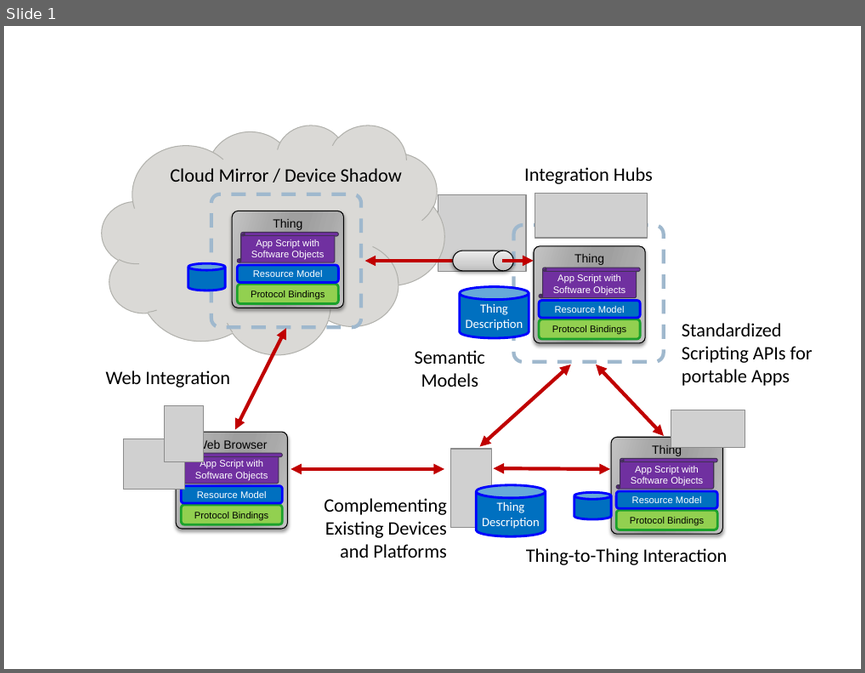
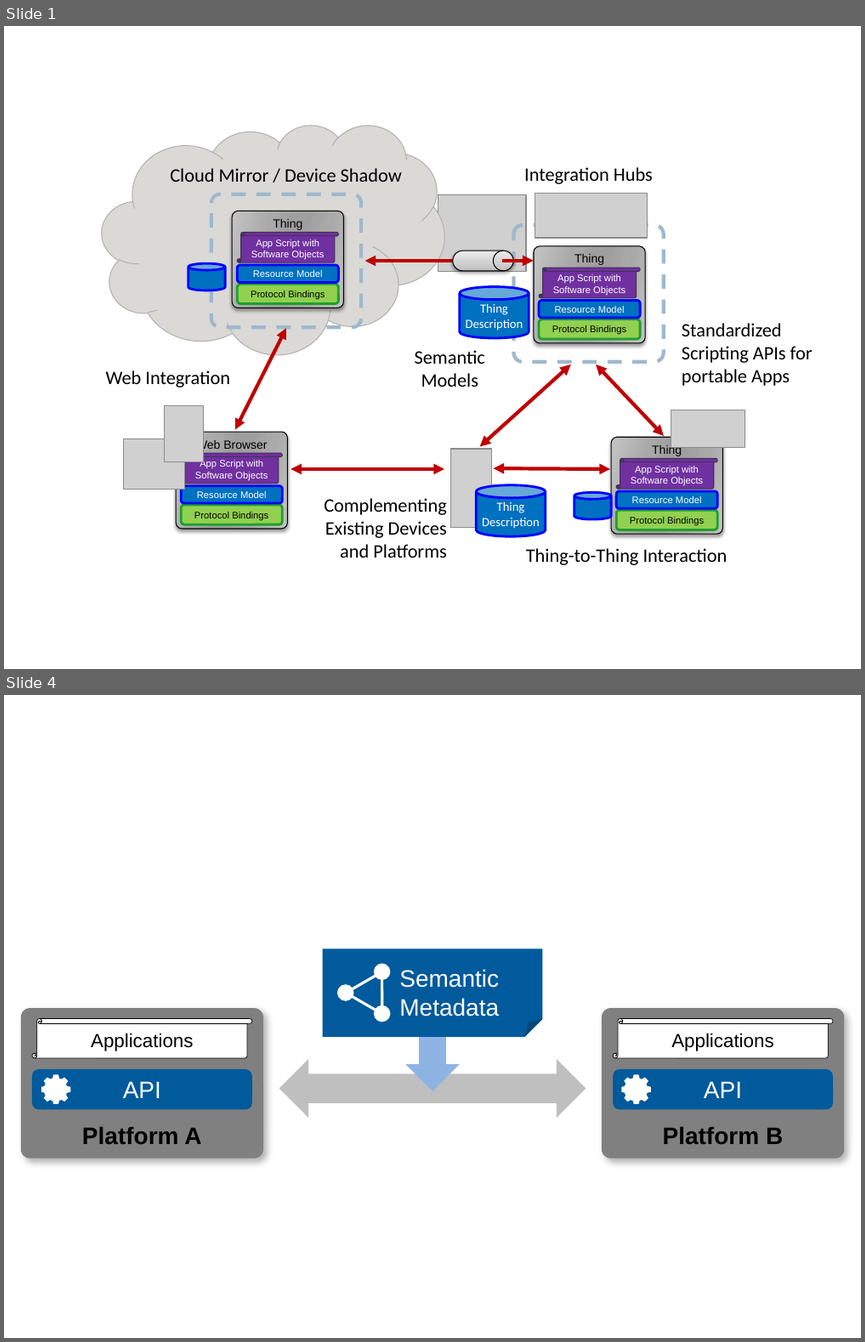
Before and after one commit to w3c/wot, a slide deck: charters/wot-wg-2016-figure.pptx. Shown one above the other, each under a label of ours: slide 1 before the commit, slides 1 and 4 after it; the slides between them are not shown. The pictures are 865x673 and 865x1342 pixels, drawn with LibreOffice and Linux fonts; fonts in the diff are those of the drawing; grey boxes stand for pictures. Boxes give left, top, right and bottom in pixels: in the first picture for what was removed or moved away, otherwise in the second. Text is boxed around its words. In the diff, an @@ line names an element or a change of style, - is before the commit and + after.

```diff
--- a/charters/wot-wg-2016-figure.pptx
+++ b/charters/wot-wg-2016-figure.pptx
@@ slide 4 added at (4,695,861,1338), background #FFFFFF @@
@@ folded corner added at (323,948,543,1037), fill #005A9C, 20 pt, text #FFFFFF @@
+Semantic
+Metadata
@@ down arrow added at (406,998,460,1091), fill #8EB4E3 @@
@@ rounded rectangle added at (21,1008,263,1157), fill #808080, 20 pt, text #000000, bold @@
+Platform A
@@ vertical scroll added at (32,1019,252,1058), fill #FFFFFF, outline #000000 0.5 pt, 16 pt, text #000000 @@
+Applications
@@ group added at (335,960,400,1025): 3 ellipses, 1 triangle @@
@@ rounded rectangle added at (602,1008,844,1157), fill #808080, 20 pt, text #000000, bold @@
+Platform B
@@ vertical scroll added at (613,1019,833,1058), fill #FFFFFF, outline #000000 0.5 pt, 16 pt, text #000000 @@
+Applications
@@ rounded rectangle added at (32,1069,252,1110), fill #005A9C, 20 pt, text #FFFFFF @@
+API
@@ freeform shape added at (41,1075,71,1104), fill #FFFFFF @@
@@ left right arrow added at (279,1059,585,1117), fill #BFBFBF @@
@@ rounded rectangle added at (613,1069,833,1110), fill #005A9C, 20 pt, text #FFFFFF @@
+API
@@ freeform shape added at (622,1075,651,1104), fill #FFFFFF @@
```
Also in this commit, not shown: 2 other slides added, 6 other files.
